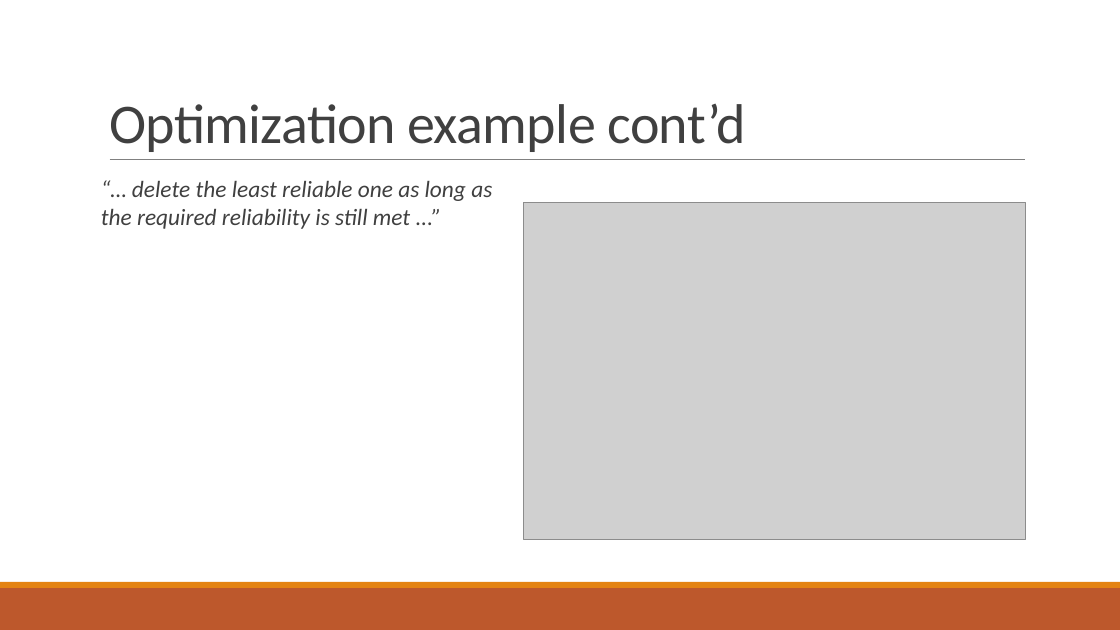
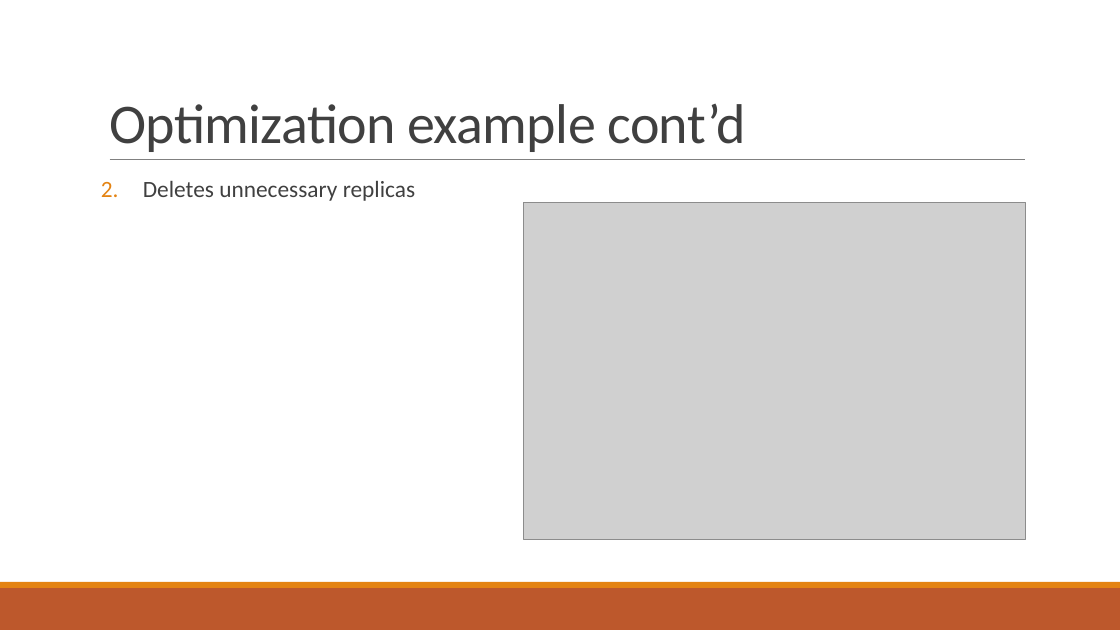
Before and after one commit to PStahl/master_thesis, a slide deck: slide 21 of presentation/presentation2.pptx (slide 22 before the commit). Drawn at 1120x630 pixels with LibreOffice and Linux fonts; fonts in the diff are those of the drawing; grey boxes stand for pictures. Boxes give left, top, right and bottom in pixels: in the first picture for what was removed or moved away, otherwise in the second. Text is boxed around its words. In the diff, an @@ line names an element or a change of style, - is before the commit and + after.

```diff
--- a/presentation/presentation2.pptx
+++ b/presentation/presentation2.pptx
@@ text at (x1=143, y1=181, x2=415, y2=201): text changed; italic off @@
-“… delete the least reliable one as long as
-the required reliability is still met ...”
+2. Deletes unnecessary replicas
```
Also in this commit, not shown: 1 other slide changed, 1 slide removed.
